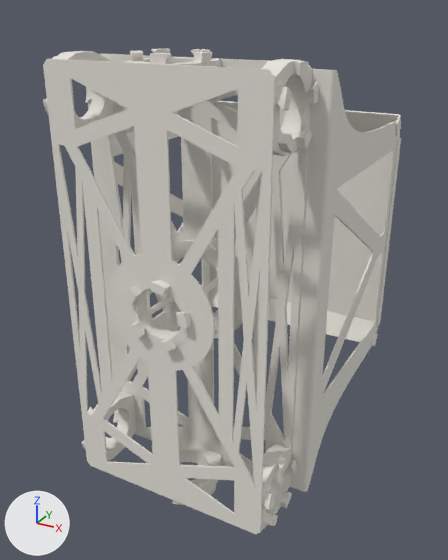
An edit to the glTF model Meshes/turtle-pallet.gltf, drawn before and after from the same camera.
The view is the same before and after, from a 50 mm lens placed at (0.522, -0.859, 0.451), pointed at (-0.014, 0.116, -0.037). Arrows for +X, +Y and +Z are at lower left; the lights stay in place. Where no turn or scale is listed for an object, it has been applied to the vertices.

The first picture shows 'Component1', 'Component1.001', 'Component2', 'Component2.001', 'Component4', 'UIB_pallet2leg_v4 v1', 'UIB_pallet2leg_v4 v1.001', 'UIB_pallet2leg_v4 v1.002', 'UIB_pallet2leg_v4 v1.003', 'UIB_pallet2leg_v4 v1.004', 'UIB_pallet2leg_v4 v1.005', 'UIB_pallet2neck_merged_v2 v2'.
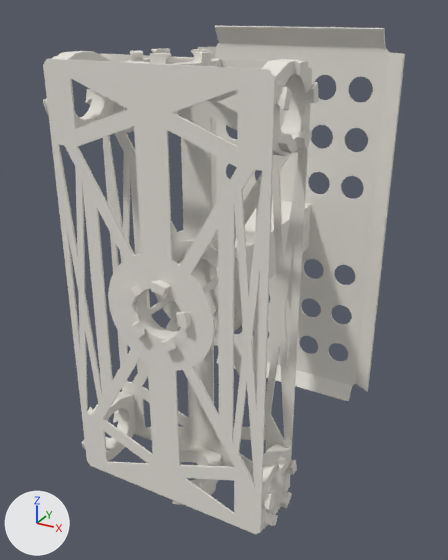
The change, as JSON lines over the scene's bpy script:
```json
{"op": "add", "block": "me_mesh331_mesh", "code": ["me_mesh331_mesh = bpy.data.meshes.new('mesh331_mesh')", "me_mesh331_mesh.from_pydata(...)  # 132 vertices, 260 faces; spans x -0.102..0.102, y -0.006..0.0, z -0.101..0.101", "me_mesh331_mesh.materials.append(mat_0_800000_0_776471_0_713725_0_000000_0_000000)  # white #e7e4dc"]}
{"op": "add", "block": "me_mesh241_mesh", "code": ["me_mesh241_mesh = bpy.data.meshes.new('mesh241_mesh')", "me_mesh241_mesh.from_pydata(...)  # 3944 vertices, 7980 faces; spans x -0.225..0.225, y -0.023..0.0, z -0.416..0.416", "me_mesh241_mesh.materials.append(mat_0_800000_0_776471_0_713725_0_000000_0_000000)  # white #e7e4dc"]}
{"op": "add", "block": "me_mesh0_mesh_1", "code": ["me_mesh0_mesh_1 = bpy.data.meshes.new('mesh0_mesh')", "me_mesh0_mesh_1.from_pydata(...)  # a box spanning x -0.051..0.051, y -0.398..-0.006, z -0.051..0.051", "me_mesh0_mesh_1.materials.append(mat_0_800000_0_776471_0_713725_0_000000_0_000000)  # white #e7e4dc"]}
{"op": "remove", "block": "ob_component4", "code": ["ob_component4 = bpy.data.objects.new('Component4', me_mesh137_mesh)", "ob_component4.location = (-0.097, 0.0, 0.131)"]}
{"op": "remove", "block": "ob_component2", "code": ["ob_component2 = bpy.data.objects.new('Component2', me_mesh297_mesh)", "ob_component2.location = (-0.097, 0.0, 0.131)"]}
{"op": "remove", "block": "ob_component2_001", "code": ["ob_component2_001 = bpy.data.objects.new('Component2.001', me_mesh342_mesh)", "ob_component2_001.location = (-0.097, 0.0, 0.131)"]}
{"op": "add", "block": "ob_turtlepalletstand_v6", "code": ["ob_turtlepalletstand_v6 = bpy.data.objects.new('TurtlePalletStand v6', me_mesh331_mesh)", "ob_turtlepalletstand_v6.location = (0.0, 0.007, 0.0)"]}
{"op": "add", "block": "ob_new_turtle_plate_v1", "code": ["ob_new_turtle_plate_v1 = bpy.data.objects.new('New Turtle Plate v1', me_mesh241_mesh)", "ob_new_turtle_plate_v1.location = (0.0, 0.401, 0.0)"]}
{"op": "add", "block": "ob_stand", "code": ["ob_stand = bpy.data.objects.new('Stand', me_mesh0_mesh_1)", "ob_stand.location = (0.0, 0.405, 0.0)"]}
```

Where the change shows, as pixel boxes (x1, y1, x2, y2) in the pictures (448 x 560 px):
```json
{"object": "New Turtle Plate v1", "change": "added", "after": [198, 26, 405, 401]}
{"object": "Component2", "change": "deleted", "before": [271, 69, 400, 492]}
{"object": "Component4", "change": "deleted", "before": [208, 101, 401, 346]}
{"object": "Component2.001", "change": "deleted", "before": [86, 87, 210, 427]}
{"object": "Stand", "change": "added", "after": [215, 199, 311, 280]}
{"object": "TurtlePalletStand v6", "change": "added", "after": [177, 230, 250, 325]}
```
